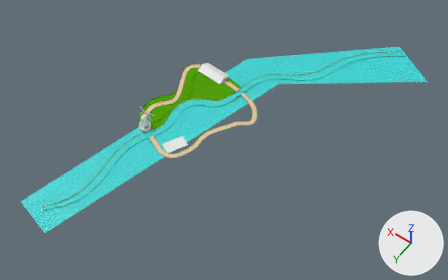
The Blender file assets/course/barn/barn_course.blend, before and after one commit.
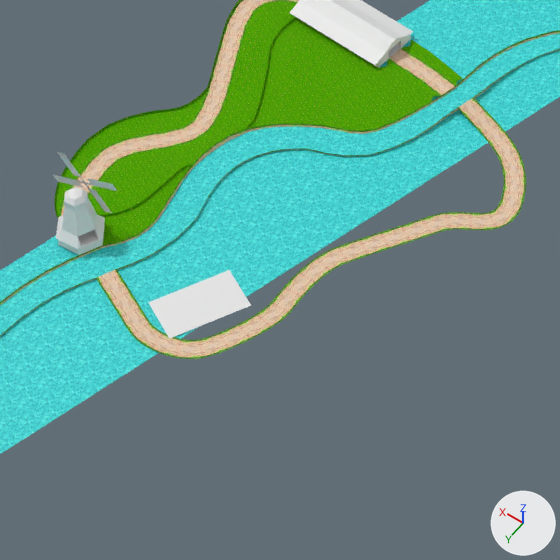
Each version is shown whole from a camera (50 mm lens) standing at (-733.0, 840.0, 1177.0) and looking at (-199.0, 92.0, 2.0), then close up on the part from 28% to 59% of the width and 24% to 75% of the height. The lights are fixed; the arrows at lower right show +X, +Y and +Z.

Objects in the first close-up: 'Barn', 'Plane_col', 'Stables-col', 'Windmill-col'.
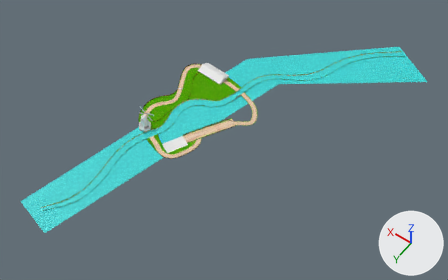
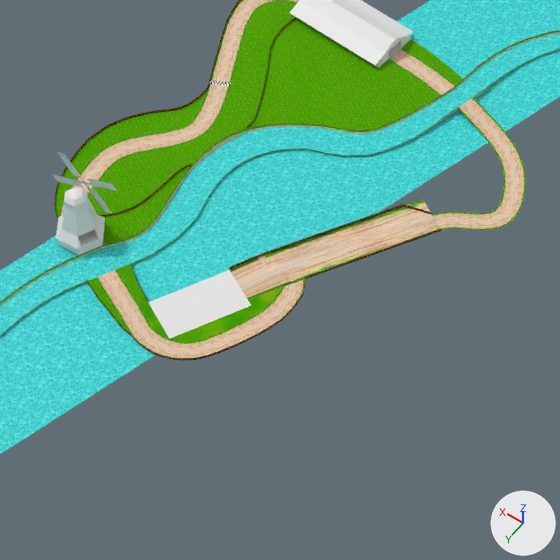
Commit message: More barn WIP

What differs and where, as boxes [x1, y1, x2, y2] in the close-ups (560 x 560 px; the box of a moved part takes in the faces that stretch with it):
part 1 of me_plane, moved or reshaped
    before: [124, 212, 462, 359]
    after: [86, 199, 461, 360]
part 2 of me_plane, surface changed
    both: [186, 342, 192, 358]
part 3 of me_plane, recoloured
    both: [209, 80, 231, 86]
part 4 of me_plane, recoloured
    both: [54, 0, 297, 218]

The edits, one by one:
Picture 'checker.png' (img_checker_png) is new.
Picture 'fence.png' (img_fence_png) is new.
Material 'checker' (mat_checker) is new.
Its texture is img_checker_png.
Its roughness is 1.0.
Its specular ior level is 0.0.
Material 'fence' (mat_fence) is new.
Its texture is img_fence_png.
Its roughness is 1.0.
Its specular ior level is 0.0.
me_plane is used by ob_plane_col; location (-93.5, 63.6, 2.6).
me_plane had 1554 vertices, 1440 faces and spanned x -423.0..163.0, y -512.0..459.0, z -20.0..4.0.
me_plane now has 1550 vertices, 1554 faces and spans x -423.0..163.0, y -512.0..459.0, z -20.0..4.0.
me_plane part 1: 29 vertices moved from x -112.0..4.0, y -40.0..149.0, z -1.0..0.0 to x -112.0..4.0, y -40.0..149.0, z -1.0..1.0; 211 vertices removed from x -110.0..7.0, y -39.0..151.0, z -1.0..0.0; 207 vertices added at x -109.0..48.0, y -39.0..152.0, z -1.0..3.0.
me_plane part 2: 80 kept faces spanning x -63.0..119.0, y -143.0..144.0, z -1.0..4.0 get new texture (UV) coordinates.
me_plane part 3: 3 faces spanning x 76.0..90.0, y -46.0..-38.0, z 0.0 switch from mat_road (picture img_dirt_road_png) to mat_checker (picture img_checker_png).
me_plane part 4: 74 faces spanning x 44.0..119.0, y -143.0..108.0, z 0.0..4.0 switch from mat_grass (picture img_grass2_png) to mat_fence (picture img_fence_png).
